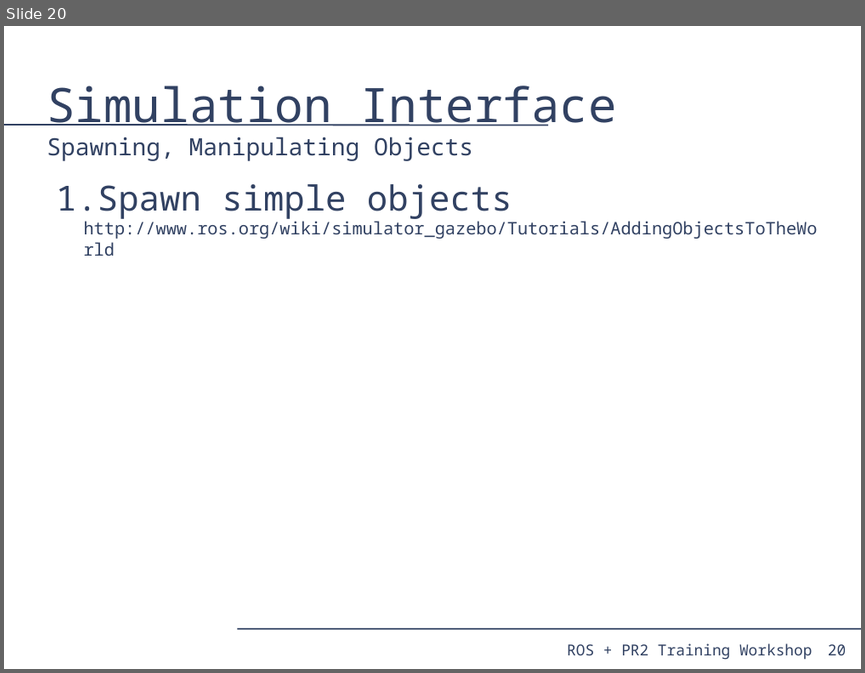
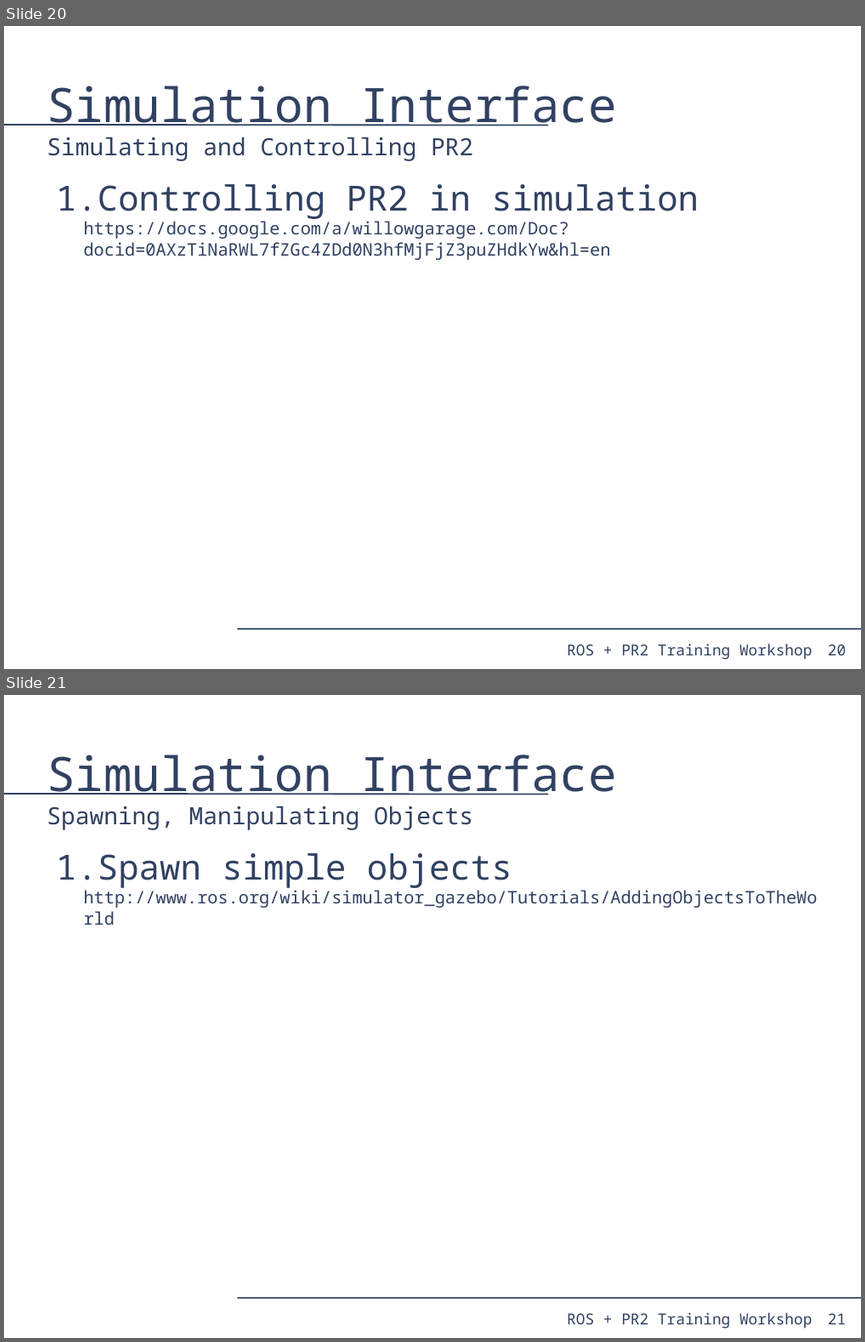
Before and after one commit to PR2/pr2_docs, a slide deck: pr2_training_workshop/simulation/simulation_training_workshop.odp. Shown one above the other, each under a label of ours: slide 20 before the commit, slides 20 and 21 after it. The pictures are 865x673 and 865x1342 pixels, drawn with LibreOffice and Linux fonts; fonts in the diff are those of the drawing. Boxes give left, top, right and bottom in pixels: in the first picture for what was removed or moved away, otherwise in the second. Text is boxed around its words. In the diff, an @@ line names an element or a change of style, - is before the commit and + after.

```diff
--- a/pr2_training_workshop/simulation/simulation_training_workshop.odp
+++ b/pr2_training_workshop/simulation/simulation_training_workshop.odp
@@ slide 20 added at <box>4,26,861,669</box>, background #FFFFFF; not listed: 4 template elements that a slide beside it also shows @@
@@ title added at <box>46,86,617,161</box>, 22 pt, text #314162 @@
+Simulation Interface
+Simulating and Controlling PR2
@@ text added at <box>56,184,698,260</box>, 16 pt, text #314162 @@
+1. Controlling PR2 in simulation
+   https://docs.google.com/a/willowgarage.com/Doc?docid=0AXzTiNaRWL7fZGc4ZDd0N3hfMjFjZ3puZHdkYw&hl=en
@@ what was slide 20 is now slide 21 @@
@@ page number at <box>828,1313,846,1324</box>: text changed @@
-20
+21
```
Also in this commit, not shown: 1 slide changed.
